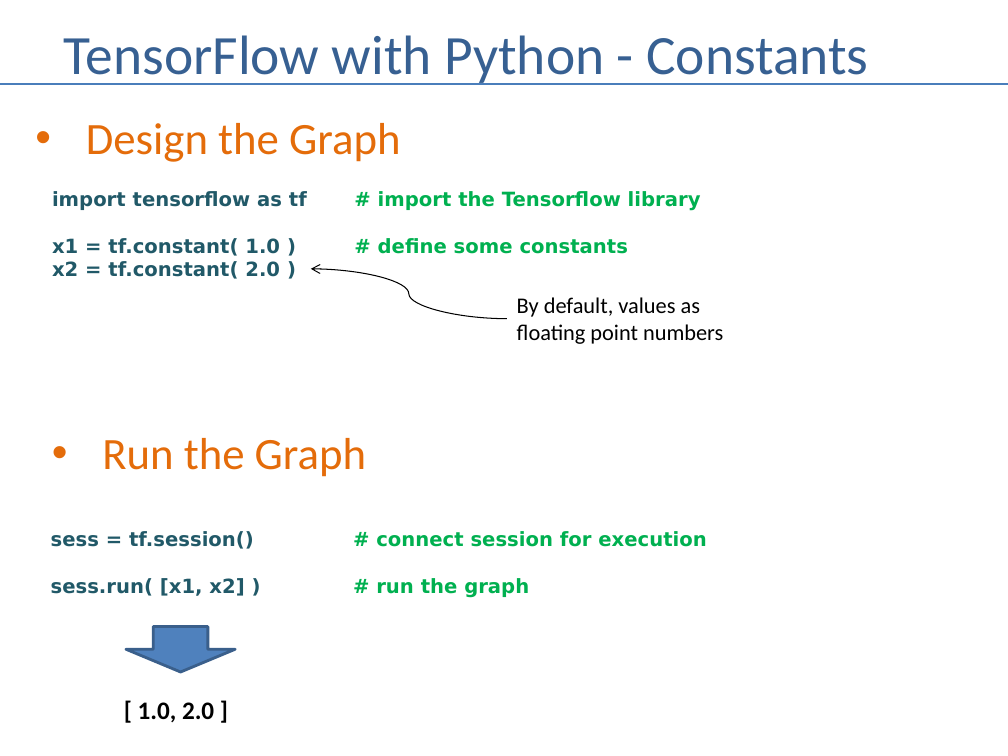
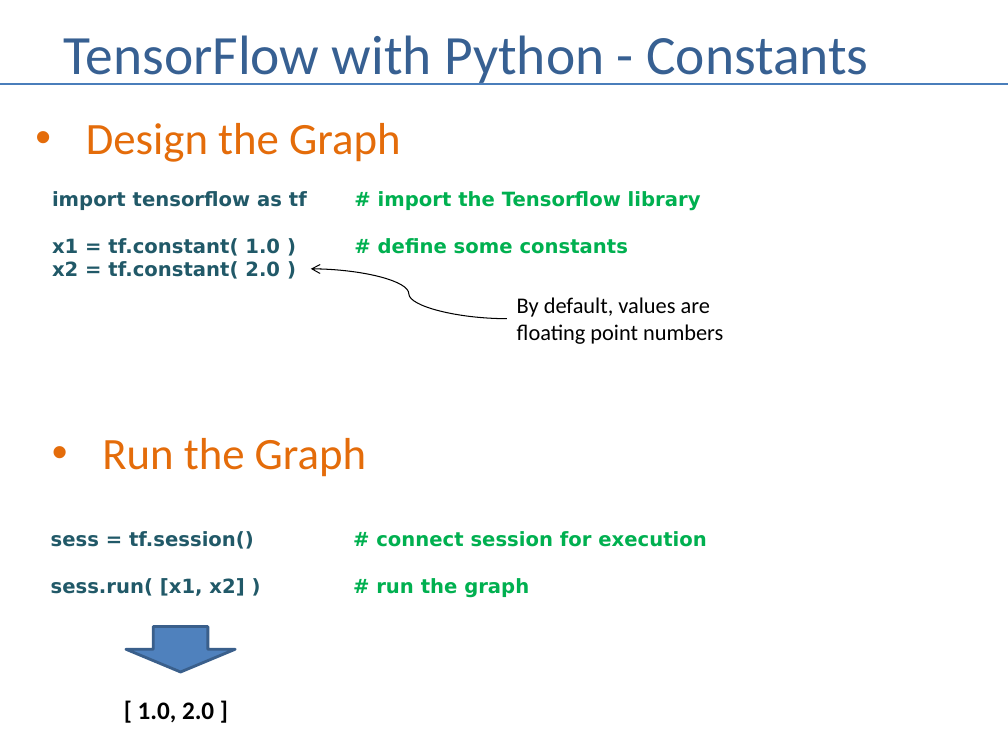
Before and after one commit to andrewferlitsch/Portland-Data-Science-Group, a slide deck: slide 9 of Presentations/ML Tensorflow Intro.pptx. Drawn at 1008x756 pixels with LibreOffice and Linux fonts; fonts in the diff are those of the drawing. Boxes give left, top, right and bottom in pixels: in the first picture for what was removed or moved away, otherwise in the second. Text is boxed around its words. In the diff, an @@ line names an element or a change of style, - is before the commit and + after.

```diff
--- a/Presentations/ML Tensorflow Intro.pptx
+++ b/Presentations/ML Tensorflow Intro.pptx
@@ text at bbox=[517, 297, 723, 344]: text changed @@
-By default, values as
-floating point numbers
+By default, values are
+floating point numbers
```
Also in this commit, not shown: 7 other slides changed, 1 other file.
